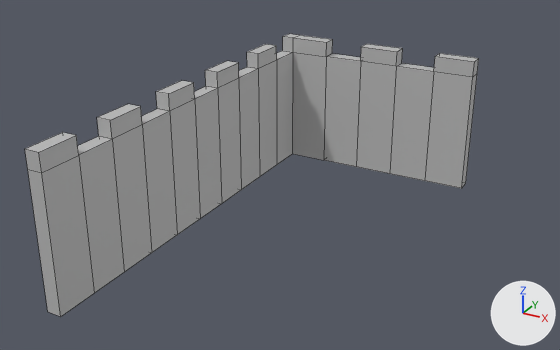
Renders of the FBX model JesterJack/Assets/Daphne/Models/MuurKasteel.fbx from each side of a commit.
Before and after are seen from a 50 mm camera at (0.1559, -0.2992, 0.1829) aimed at (-0.0006, -0.0146, 0.0406). The lights are fixed; the arrows at lower right show +X, +Y and +Z. Mesh edges are drawn as thin lines. Where no turn or scale is listed for an object, it has been applied to the vertices.

In view in the first picture: 'vloer1'.
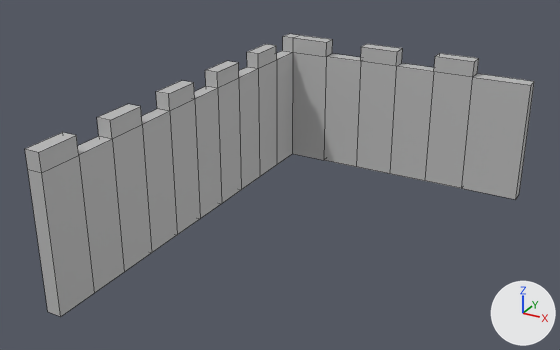
Where the newer file only moved an object's origin or applied its transform, the numbers keep the older frame.

Diff of the bpy script that builds the scene:
```diff
--- a/JesterJack/Assets/Daphne/Models/MuurKasteel.fbx.py
+++ b/JesterJack/Assets/Daphne/Models/MuurKasteel.fbx.py
@@ me_mesh @@
 me_mesh.from_pydata(...)  # 102 vertices, 100 faces; spans x -0.004..0.109, y -0.036..0.171, z -0.009..0.062
 # used by ob_vloer1; location = (-0.0526, -0.0736, 0.0137)
 # verts and faces of me_mesh; kept vertices keep their numbers, new ones are numbered from 102
 # before: 12 (0.109, 0.163, -0.009) at pixel (461, 188), 13 (0.109, 0.163, 0.054) at pixel (472, 77), 14 (0.109, 0.171, -0.009) at pixel (465, 183), 15 (0.109, 0.171, 0.054) at pixel (477, 73)
+# me_mesh part 1
+delete_faces([(12, 14, 15, 13)])
+for new, old in zip([*range(102, 106)], [*range(12, 16)]): verts[new] = verts[old] + (0.029, 0.0, 0.0)
+faces += [(102, 104, 105, 103), (12, 102, 103, 13), (12, 14, 104, 102), (14, 15, 105, 104), (13, 103, 105, 15)]
 me_mesh.materials.append(mat_lambert1)
```

Location of each change, (x1, y1, x2, y2) in pixels of the pictures (560 x 350 px):
'vloer1', reshaped (12% wider): before (25, 34, 479, 317); after (25, 34, 534, 317)
part 1 of me_mesh, built on: before (462, 74, 477, 187); after (462, 73, 534, 200)
